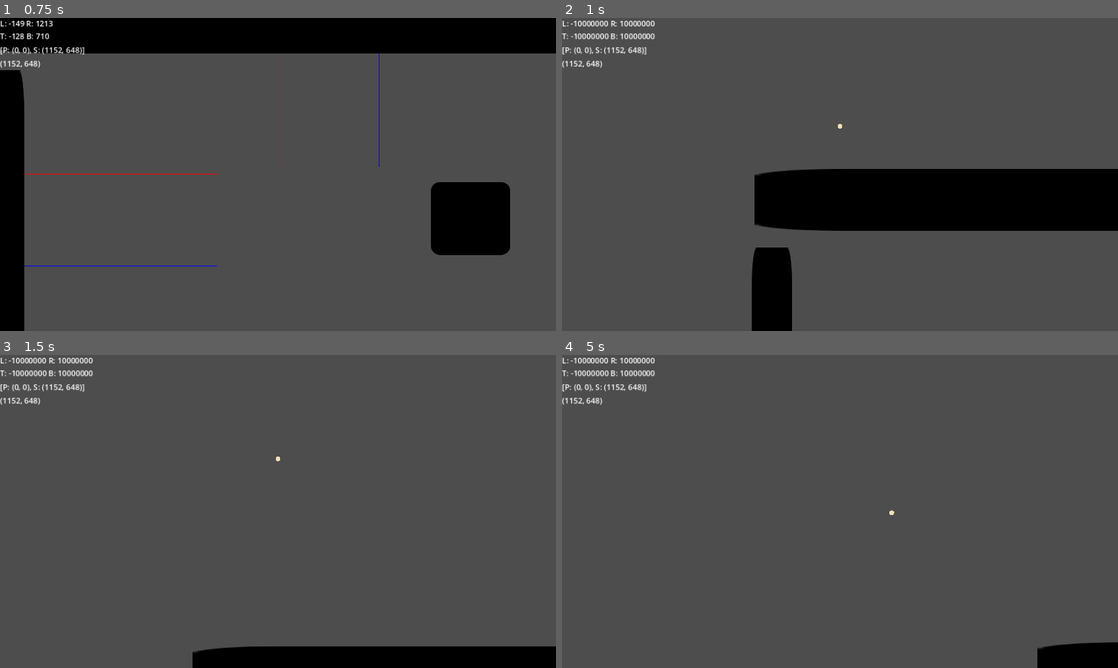
Above: before the commit, frames 1-4 (two rows, left to right).
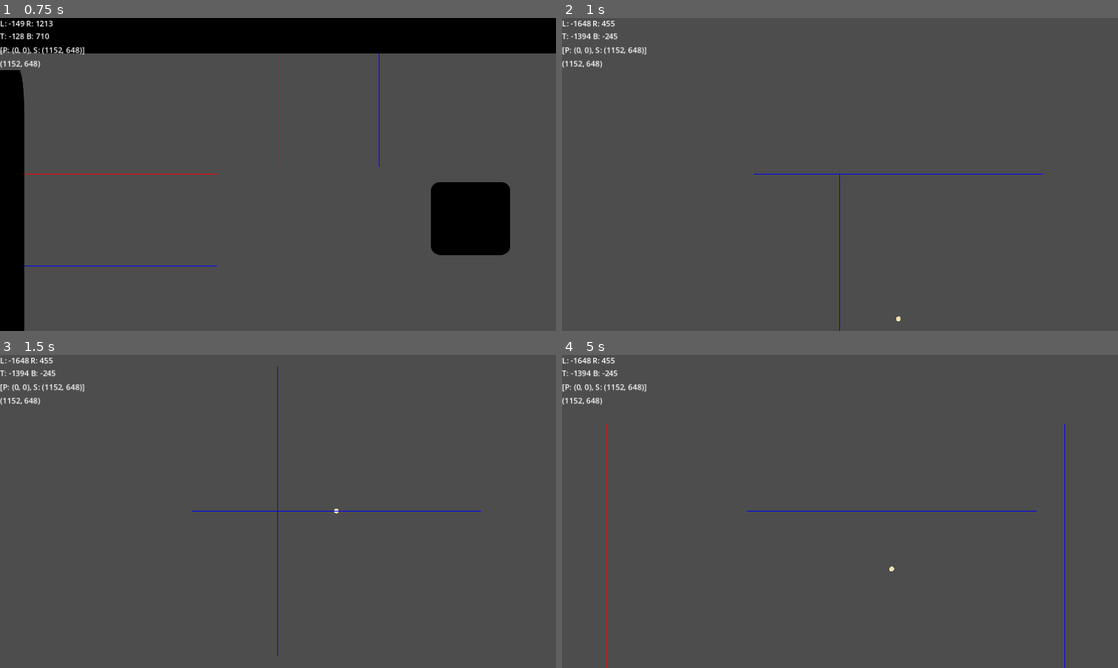
Above: after the commit, the same moments.

Repository: azylazide/boundedcamera
Game: Godot game, scene res://world_2.tscn
Two runs of this game, one before a commit and one after it. Both use one fixed random seed, a clock stepped at 60 frames per second and the inputs below. This scene is started directly instead of the project's main scene. The engine's default icon, where the game draws it, is replaced by a stand-in: a white triangle on a blue panel in a dark square.
Inputs:
- Up to frame 1 (0.75 s): tap Enter at 0.5 s; hold Up (ui_up) from 0.53 s (still down)
- Up to frame 2 (1 s): keep holding Up (ui_up)
- Up to frame 3 (1.5 s): keep holding Up (ui_up)
- Up to frame 4 (5 s): release Up (ui_up) at 2.03 s; hold Left (ui_left) 2.03-3.53 s; tap Space at 3.5 s; hold Down (ui_down) 3.53-4.28 s; hold Right (ui_right) from 4.28 s (still down)

Frame 1 is identical in both runs. In frame 2, 15% of the frame differs, in the area x 2-100%, y 0-100%; in frame 3, 5.0%; in frame 4, 1.8%.

Commit message:
fixed incorrect bitwise fixed broken limits due to offsetted collision shapes

Diff:
--- a/CameraArea.gd
+++ b/CameraArea.gd
@@ -18,10 +18,10 @@
 # Called when the node enters the scene tree for the first time.
 func _ready() -> void:
 	#compute limits in global coords
-	limits["left"] = global_position.x-collision.shape.extents.x
-	limits["right"] = global_position.x+collision.shape.extents.x
-	limits["top"] = global_position.y-collision.shape.extents.y
-	limits["bottom"] = global_position.y+collision.shape.extents.y
+	limits["left"] = collision.global_position.x-collision.shape.extents.x
+	limits["right"] = collision.global_position.x+collision.shape.extents.x
+	limits["top"] = collision.global_position.y-collision.shape.extents.y
+	limits["bottom"] = collision.global_position.y+collision.shape.extents.y
 	pass # Replace with function body.
 
 
--- a/ClassicalCamera.gd
+++ b/ClassicalCamera.gd
@@ -69,10 +69,10 @@
 		var limit_arrays = {"left":[],"right":[],"top":[],"bottom":[],"priority":[]}
 
 		for area in bbox_array:
-			limit_arrays.left.append(int(area.limits.left) if area.limit_flags & 0b1000 else default_limits.left)
-			limit_arrays.right.append(int(area.limits.right) if area.limit_flags & 0b0100 else default_limits.right)
-			limit_arrays.top.append(int(area.limits.top) if area.limit_flags & 0b0010 else default_limits.top)
-			limit_arrays.bottom.append(int(area.limits.bottom) if area.limit_flags & 0b0001 else default_limits.bottom)
+			limit_arrays.left.append(int(area.limits.left) if area.limit_flags & 0b1 else default_limits.left)
+			limit_arrays.right.append(int(area.limits.right) if area.limit_flags & 0b1 << 1 else default_limits.right)
+			limit_arrays.top.append(int(area.limits.top) if area.limit_flags & 0b1 << 2 else default_limits.top)
+			limit_arrays.bottom.append(int(area.limits.bottom) if area.limit_flags & 0b1 << 3 else default_limits.bottom)
 
 			limit_arrays.priority.append(area.priority_level)
 
--- a/world_2.tscn
+++ b/world_2.tscn
@@ -10,6 +10,9 @@
 
 [sub_resource type="RectangleShape2D" id="RectangleShape2D_4nck7"]
 size = Vector2(1362, 2203)
+
+[sub_resource type="RectangleShape2D" id="RectangleShape2D_jygvi"]
+size = Vector2(2103, 1149)
 
 [sub_resource type="CircleShape2D" id="CircleShape2D_tcniv"]
 radius = 28.4429
@@ -37,6 +40,39 @@
 [node name="CollisionShape2D" type="CollisionShape2D" parent="CameraBounds/CameraArea2"]
 position = Vector2(0, -682.5)
 shape = SubResource("RectangleShape2D_4nck7")
+
+[node name="CameraArea4" type="Area2D" parent="CameraBounds"]
+position = Vector2(-1368, 1714)
+script = ExtResource("1_55yu6")
+
+[node name="CollisionShape2D" type="CollisionShape2D" parent="CameraBounds/CameraArea4"]
+position = Vector2(1476, 422)
+shape = SubResource("RectangleShape2D_4nck7")
+
+[node name="CameraArea3" type="Area2D" parent="CameraBounds"]
+position = Vector2(-967, -664)
+script = ExtResource("1_55yu6")
+
+[node name="CollisionShape2D" type="CollisionShape2D" parent="CameraBounds/CameraArea3"]
+position = Vector2(370.5, -155.5)
+shape = SubResource("RectangleShape2D_jygvi")
+
+[node name="CameraArea5" type="Area2D" parent="CameraBounds"]
+position = Vector2(1264, 1987)
+script = ExtResource("1_55yu6")
+limit_flags = 12
+
+[node name="CollisionShape2D" type="CollisionShape2D" parent="CameraBounds/CameraArea5"]
+position = Vector2(370.5, -155.5)
+shape = SubResource("RectangleShape2D_jygvi")
+
+[node name="CameraArea6" type="Area2D" parent="CameraBounds"]
+position = Vector2(3201, 2296)
+script = ExtResource("1_55yu6")
+
+[node name="CollisionShape2D" type="CollisionShape2D" parent="CameraBounds/CameraArea6"]
+position = Vector2(370.5, -155.5)
+shape = SubResource("RectangleShape2D_jygvi")
 
 [node name="Player" type="CharacterBody2D" parent="."]
 script = ExtResource("2_lgomv")
Not shown: 1 places in world_2.tscn that only renumber resources
